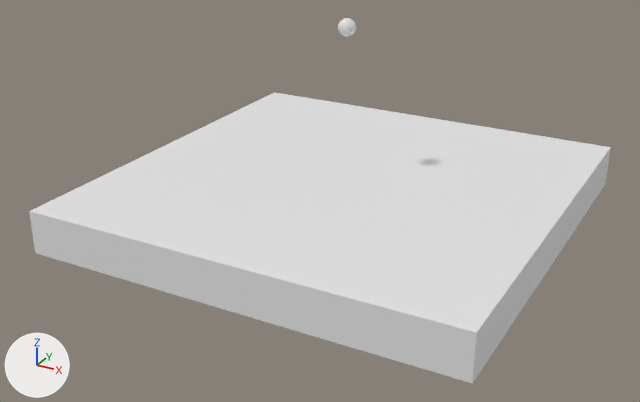
The glTF model demo/galileo/assets/world.glb: old version first, new version second.
Both versions are drawn from a 50 mm camera at (43.8, -85.7, 41.5) aimed at (-0.8, -4.6, 1.0). The axes (+X, +Y, +Z) are drawn at lower left. The lights are the same throughout.
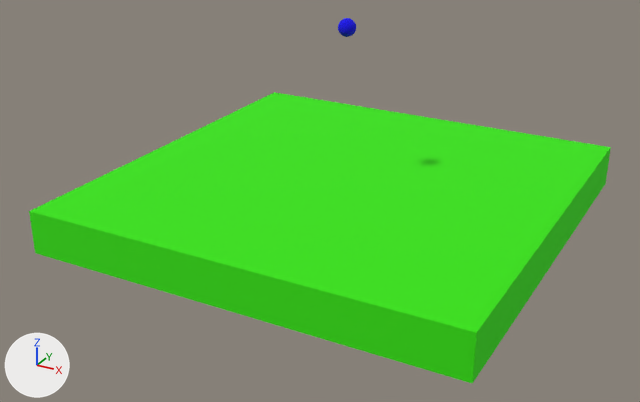
What changed in the scene script:
```text
Add mat_material_001:
    mat_material_001 = principled_material('Material.001')
    mat_material_001.base_color = (0.00341, 0.0, 0.806)  # blue #0b00e8
    mat_material_001.roughness = 1.0
Add mat_material_002:
    mat_material_002 = principled_material('Material.002')
    mat_material_002.base_color = (0.0367, 0.801, 0.0)  # green #36e700
    mat_material_002.roughness = 1.0
Change me_cube_001:
    where me_cube_001.from_pydata(...)  # 8 vertices, 12 faces; spans x -25.0..25.0, y -25.0..25.0, z -2.5..2.5
    add me_cube_001.materials.append(mat_material_002)  # green #36e700
Change me_icosphere:
    where me_icosphere.from_pydata(...)  # 642 vertices, 1280 faces; spans x -1.0..1.0, y -1.0..1.0, z -1.0..1.0
    add me_icosphere.materials.append(mat_material_001)  # blue #0b00e8
```

Pixel boxes (x1, y1, x2, y2) of what changed, in the pictures (640 x 402 px):
'Cube', recoloured (white to green): (29, 92, 611, 384) in both
'Icosphere', recoloured (white to blue): (338, 18, 356, 37) in both
